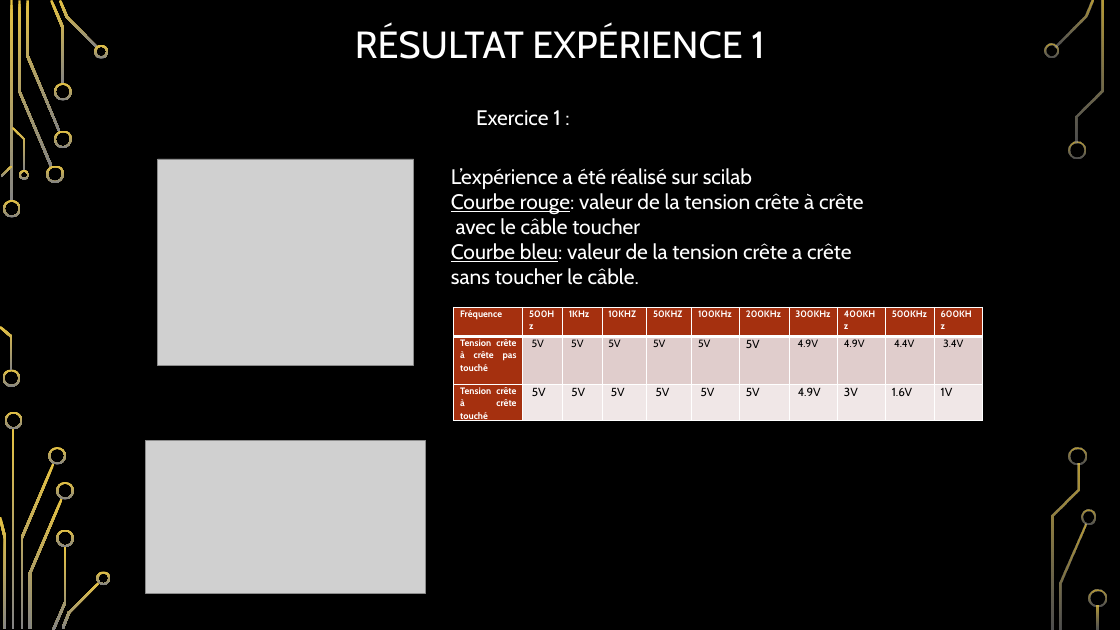
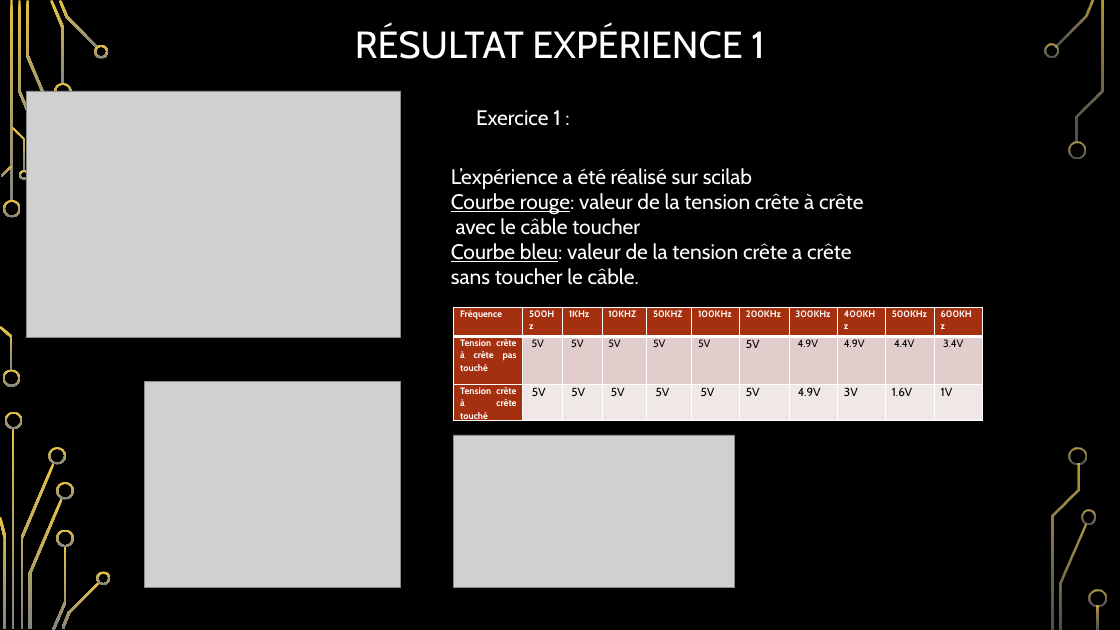
Before and after one commit to Theogorath/Projet-Smart-Patate, a slide deck: slide 2 of Rapport de projet patate.pptx. Drawn at 1120x630 pixels with LibreOffice and Linux fonts; fonts in the diff are those of the drawing; grey boxes stand for pictures; background and template pictures are left out. Boxes give left, top, right and bottom in pixels: in the first picture for what was removed or moved away, otherwise in the second. Text is boxed around its words. In the diff, an @@ line names an element or a change of style, - is before the commit and + after.

```diff
--- a/Rapport de projet patate.pptx
+++ b/Rapport de projet patate.pptx
@@ picture added at (x1=26, y1=91, x2=401, y2=338) @@
@@ freeform shape removed at (x1=54, y1=130, x2=71, y2=148) @@
@@ freeform shape removed at (x1=46, y1=166, x2=64, y2=183) @@
@@ picture moved from (x1=158, y1=159, x2=414, y2=365) to (x1=145, y1=381, x2=401, y2=588) @@
@@ picture moved from (x1=145, y1=440, x2=426, y2=593) to (x1=454, y1=435, x2=734, y2=588) @@
```
Also in this commit, not shown: 1 other slide changed, 1 other file.
